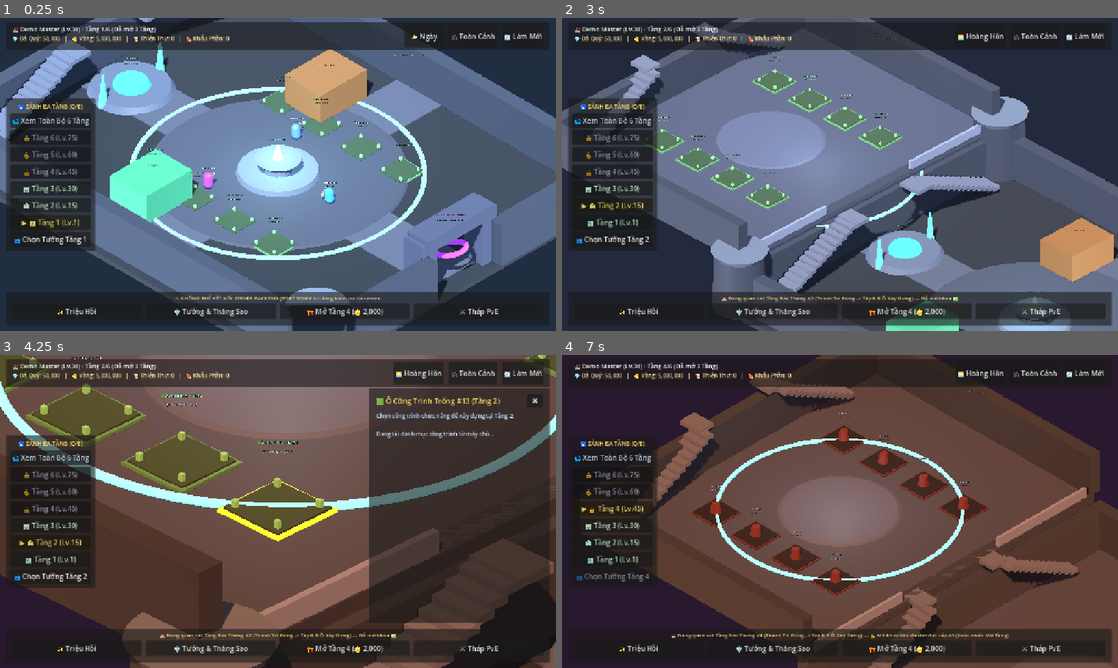
Above: before the commit, frames 1-4 (two rows, left to right).
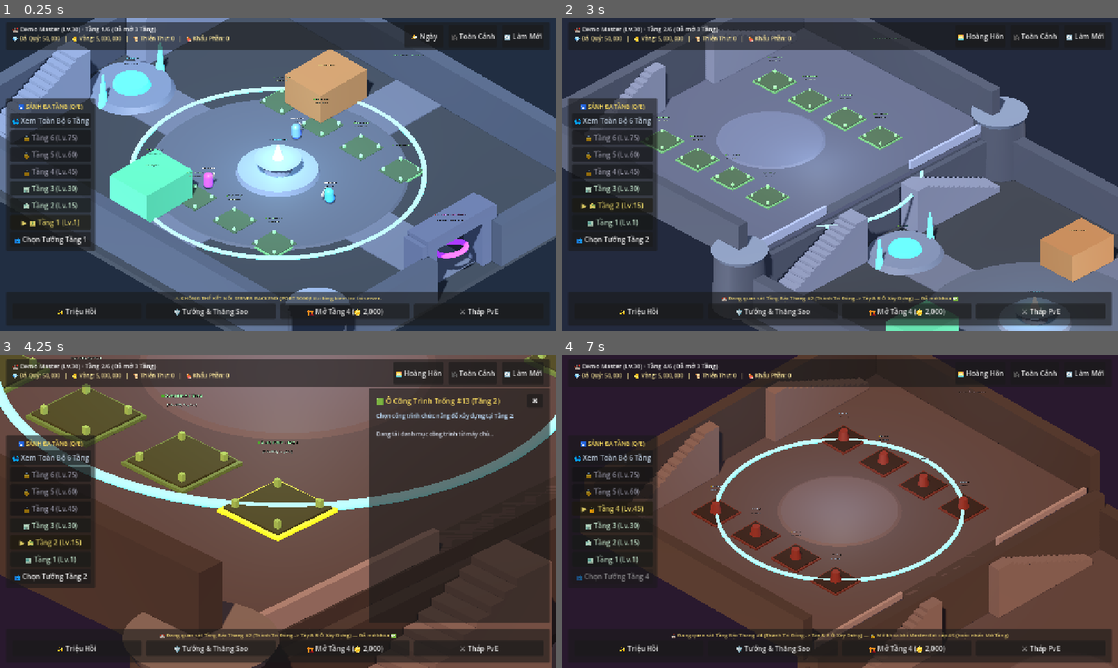
Above: after the commit, the same moments.

Repository: Zombie3012/infinity_gacha
Game: Godot game, scene res://scenes/base/isometric_base_3d.tscn
Two runs of this game, one before a commit and one after it. Both use one fixed random seed, a clock stepped at 60 frames per second and the inputs below.
Inputs (mouse positions are in pixels of both pictures, inside the frame that each line leads up to):
- Up to frame 1 (0.25 s): no input
- Up to frame 2 (3 s): click "🌤️ Ngày" at 0.5 s; click "🌅 Hoàng Hôn" at 1.25 s; click "🌙 Đêm" at 2 s; tap Enter at 2.75 s; move the mouse to (962, 158) at 2.77 s; hold D from 2.78 s (still down); tap E at 2.85 s; click (962, 158) at 2.92 s
- Up to frame 3 (4.25 s): release D at 3.5 s; drag from (166, 527) to (250, 574) at 3.52 s
- Up to frame 4 (7 s): move the mouse to (895, 442) at 4.27 s; hold D 4.28-5 s; tap E at 4.35, 6.6 s; drag from (812, 574) to (673, 464) at 5.02 s; click "🎥 Toàn Cảnh" at 5.75 s; move the mouse to (1006, 558) at 6.52 s; hold A from 6.53 s (still down)

The runs differ from the first frame. In frame 1, 2.6% of the frame differs, in the area x 0-42%, y 0-40%; in frame 2, 5.8%; in frame 3, 2.7%; in frame 4, 6.1%, in the area x 12-98%, y 0-100%.

Commit message:
fix(lobby): convert staircases to solid stone blocks anchored to floor and align upper landings

Diff:
--- a/client-godot/scenes/base/isometric_base_3d.gd
+++ b/client-godot/scenes/base/isometric_base_3d.gd
@@ -560,33 +560,35 @@
 		var step_count := 14
 		for s_idx in range(step_count):
 			var t := float(s_idx + 1) / float(step_count + 1)
-			var sy := lerpf(0.20, FLOOR_HEIGHT, t)
-
-			# North Staircase (flush against West wall X = -21.4, ascending from Z = -15.5 towards center Z = -4.8)
+			var top_y := lerpf(0.35, FLOOR_HEIGHT, t)
+			var step_h := top_y
+			var sy := step_h * 0.5
+
+			# North Staircase (solid stone steps flush against West wall X = -21.4, ascending Z: -15.5 -> -4.8)
 			var n_step := MeshInstance3D.new()
-			var step_box := BoxMesh.new()
-			step_box.size = Vector3(2.4, 0.38, 0.88)
-			n_step.mesh = step_box
+			var n_box := BoxMesh.new()
+			n_box.size = Vector3(2.4, step_h, 0.88)
+			n_step.mesh = n_box
 			var n_sz := lerpf(-15.5, -4.8, t)
 			n_step.position = Vector3(-21.4, sy, n_sz)
 			n_step.material_override = stair_mat
 			twin_stairs.add_child(n_step)
 
-			# South Staircase (flush against West wall X = -21.4, ascending from Z = +15.5 towards center Z = +4.8)
+			# South Staircase (solid stone steps flush against West wall X = -21.4, ascending Z: +15.5 -> +4.8)
 			var s_step := MeshInstance3D.new()
-			s_step.mesh = step_box
+			s_step.mesh = n_box
 			var s_sz := lerpf(15.5, 4.8, t)
 			s_step.position = Vector3(-21.4, sy, s_sz)
 			s_step.material_override = stair_mat
 			twin_stairs.add_child(s_step)
 
-		# Upper stone landing platforms connecting the top of the stairs directly to Floor 2 terrace
+		# Upper solid stone landing platforms connecting the top of the stairs directly to Floor 2 terrace
 		for z_side in [-4.4, 4.4]:
 			var landing := MeshInstance3D.new()
 			var l_box := BoxMesh.new()
-			l_box.size = Vector3(2.6, 0.42, 1.8)
+			l_box.size = Vector3(2.4, FLOOR_HEIGHT, 1.8)
 			landing.mesh = l_box
-			landing.position = Vector3(-21.4, FLOOR_HEIGHT - 0.21, z_side)
+			landing.position = Vector3(-21.4, FLOOR_HEIGHT * 0.5, z_side)
 			landing.material_override = stair_mat
 			twin_stairs.add_child(landing)
 
@@ -757,9 +759,9 @@
 
 	var pw_west := MeshInstance3D.new()
 	var pww_box := BoxMesh.new()
-	pww_box.size = Vector3(1.2, 4.2, 36.0)
+	pww_box.size = Vector3(1.2, 5.6, 36.0)
 	pw_west.mesh = pww_box
-	pw_west.position = Vector3(-UPPER_TERRACE_HALF_WIDTH + 0.6, 2.1, 0.0)
+	pw_west.position = Vector3(-UPPER_TERRACE_HALF_WIDTH + 0.6, 2.8, 0.0)
 	pw_west.material_override = wall_mat
 	terrace_root.add_child(pw_west)
 
@@ -777,38 +779,40 @@
 		f_rail.material_override = rail_mat
 		terrace_root.add_child(f_rail)
 
-	# 4. Two Symmetrical Staircases flush against the West Wall leading up to the next tier (Kiểu A)
+	# 4. Two Symmetrical Solid Stone Staircases flush against the West Wall leading up to the next tier
 	if floor_num < MAX_LOBBY_FLOORS:
-		var step_count := 12
+		var step_count := 14
 		for s_idx in range(step_count):
 			var t := float(s_idx + 1) / float(step_count + 1)
-			var sy := lerpf(0.20, FLOOR_HEIGHT, t)
-
-			# North Staircase (flush against West wall X = -12.4, ascending from Z = -13.5 to -4.2)
+			var top_y := lerpf(0.35, FLOOR_HEIGHT, t)
+			var step_h := top_y
+			var sy := step_h * 0.5
+
+			# North Staircase (solid stone steps flush against West wall, ascending Z: -15.5 -> -4.8)
 			var n_step := MeshInstance3D.new()
 			var step_box := BoxMesh.new()
-			step_box.size = Vector3(2.2, 0.38, 0.85)
+			step_box.size = Vector3(2.4, step_h, 0.88)
 			n_step.mesh = step_box
-			var n_sz := lerpf(-13.5, -4.2, t)
-			n_step.position = Vector3(-UPPER_TERRACE_HALF_WIDTH + 1.6, sy, n_sz)
+			var n_sz := lerpf(-15.5, -4.8, t)
+			n_step.position = Vector3(-UPPER_TERRACE_HALF_WIDTH + 1.2, sy, n_sz)
 			n_step.material_override = stair_mat
 			terrace_root.add_child(n_step)
 
-			# South Staircase (flush against West wall X = -12.4, ascending from Z = +13.5 to +4.2)
+			# South Staircase (solid stone steps flush against West wall, ascending Z: +15.5 -> +4.8)
 			var s_step := MeshInstance3D.new()
 			s_step.mesh = step_box
-			var s_sz := lerpf(13.5, 4.2, t)
-			s_step.position = Vector3(-UPPER_TERRACE_HALF_WIDTH + 1.6, sy, s_sz)
+			var s_sz := lerpf(15.5, 4.8, t)
+			s_step.position = Vector3(-UPPER_TERRACE_HALF_WIDTH + 1.2, sy, s_sz)
 			s_step.material_override = stair_mat
 			terrace_root.add_child(s_step)
 
-		# Upper landing connectors bridging into next terrace
+		# Upper solid stone landing platforms connecting the top of the stairs directly to next terrace
 		for z_side in [-4.4, 4.4]:
 			var landing := MeshInstance3D.new()
 			var l_box := BoxMesh.new()
-			l_box.size = Vector3(2.4, 0.42, 1.8)
+			l_box.size = Vector3(2.4, FLOOR_HEIGHT, 1.8)
 			landing.mesh = l_box
-			landing.position = Vector3(-UPPER_TERRACE_HALF_WIDTH + 0.5, FLOOR_HEIGHT - 0.21, z_side)
+			landing.position = Vector3(-UPPER_TERRACE_HALF_WIDTH + 1.2, FLOOR_HEIGHT * 0.5, z_side)
 			landing.material_override = stair_mat
 			terrace_root.add_child(landing)
 
